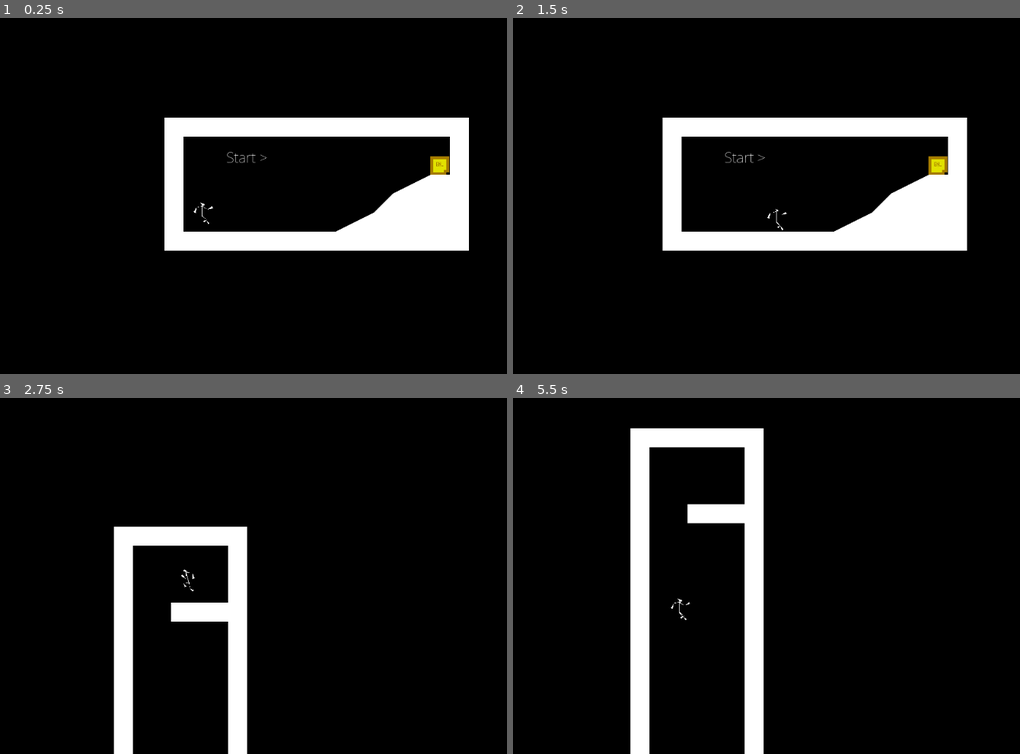
Above: before the commit, frames 1-4 (two rows, left to right).
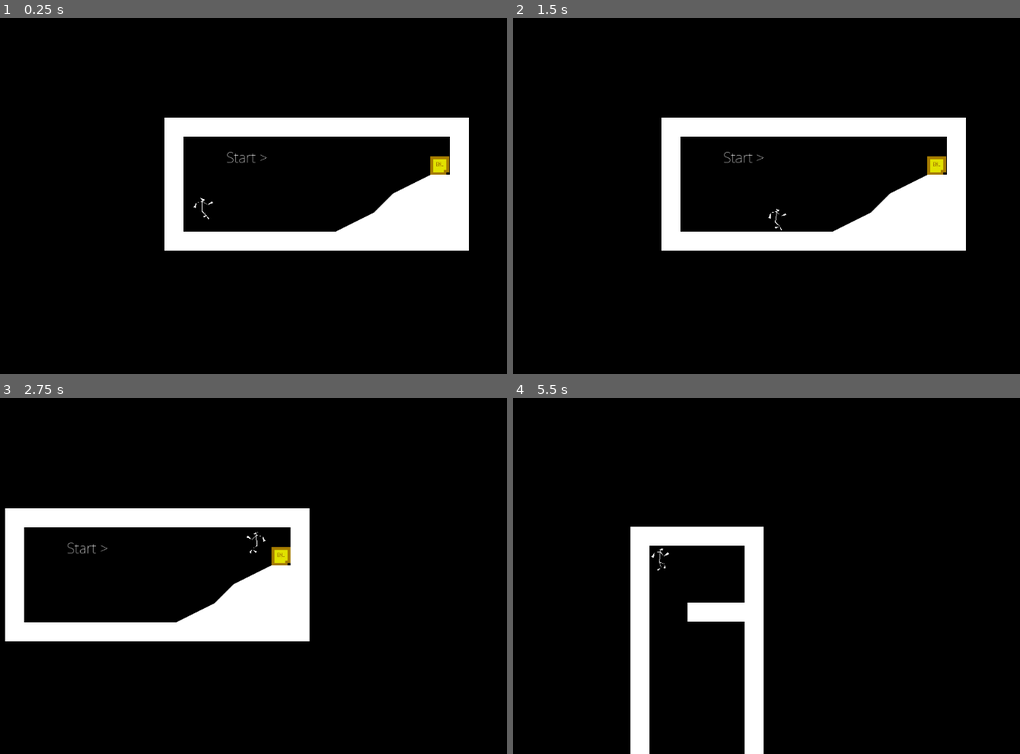
Above: after the commit, the same moments.

Repository: Luraktinus/EN_
Game: Godot game, scene res://Levels/Start.tscn
The game is run twice, just before and just after one commit, with the same random seed, the same clock (stepped at 60 frames per second) and the same inputs.
Inputs:
- Up to frame 1 (0.25 s): no input
- Up to frame 2 (1.5 s): tap Enter (ui_accept) at 0.5, 1.35 s; hold Enter (ui_accept) 0.53-1.28 s; hold Right (ui_right) from 0.53 s (still down)
- Up to frame 3 (2.75 s): tap Enter (ui_accept) at 1.52, 1.82 s; release Right (ui_right) at 2.03 s; hold Left (ui_left) from 2.03 s (still down); hold Enter (ui_accept) from 2.03 s (still down)
- Up to frame 4 (5.5 s): release Left (ui_left) at 2.78 s; release Enter (ui_accept) at 2.78 s; hold Right (ui_right) 2.78-4.28 s; tap Enter (ui_accept) at 2.85, 3.02, 3.32, 4.35, 4.52, 4.82 s; hold Enter (ui_accept) 3.53-4.28 s; hold Left (ui_left) 4.28-5.03 s; hold Right (ui_right) from 5.03 s (still down); hold Enter (ui_accept) from 5.03 s (still down)

The runs differ from the first frame. In frame 1, less than 0.1% of the frame differs, in the area x 38-43%, y 50-58%; in frame 2, 0.6%; in frame 3, 15%, in the area x 0-62%, y 30-100%; in frame 4, 5.6%.

Commit message:
Rewrote Jump

Diff:
--- a/Player.gd
+++ b/Player.gd
@@ -1,13 +1,14 @@
 # started on 5.Nov.2018
+
 extends KinematicBody2D
 
 const SPEED = 2000
 const AIR_SPEED = SPEED / 3
-const GRAVITY = Vector2(0, 2000)
-const JUMP_FORCE = 85
-const JUMP_FORCE_WALL = Vector2(20000, 85)
-const JUMP_REDUCTION_HOLD = 120
-const JUMP_REDUCTION_RELEASE = 220
+const GRAVITY = 1500
+const JUMP_FORCE = 4000
+const JUMP_FORCE_WALL = 20000
+const JUMP_REDUCTION_HOLD = 100
+const JUMP_REDUCTION_RELEASE = 200
 const FRICTION_AIR = 0.99
 const FRICTION_FLOOR = 0.89
 const FLOORSLIDE = 20
@@ -28,20 +29,20 @@
 	jump = Input.is_action_pressed("ui_accept")
 
 
-	animation(delta)
-	walk(delta)
-	friction(delta)
-	jump(delta)
-	wallslide(delta)
+	animation()
+	walk()
+	friction()
+	jump()
+	wallslide()
 	walljump()
 
-	velocity += GRAVITY * delta
+	velocity.y += GRAVITY * delta
 	velocity += movement_acceleration * delta
-	velocity += jump_acceleration
+	velocity += jump_acceleration * delta
 	velocity = move_and_slide(velocity, Vector2(0, -1))
 
 
-func animation(delta):
+func animation():
 	if walk_left and walk_right:
 		walk_left = false
 		walk_right = false
@@ -63,67 +64,73 @@
 	elif velocity.x > 0:
 		$Sprite.scale = Vector2(1, 1)
 
-func walk(delta):
+func walk():
 	if walk_left:
 		if is_on_floor():
-			movement_acceleration = Vector2(-SPEED, 0)
+			movement_acceleration.x = -SPEED
 		else:
-			movement_acceleration = Vector2(-AIR_SPEED, 0)
+			movement_acceleration.x = -AIR_SPEED
 	elif walk_right:
 		if is_on_floor():
-			movement_acceleration = Vector2(SPEED, 0)
+			movement_acceleration.x = SPEED
 		else:
-			movement_acceleration = Vector2(AIR_SPEED, 0)
+			movement_acceleration.x = AIR_SPEED
 	else:
 		movement_acceleration = Vector2()
 
 
 
 
-func friction(delta):
+func friction():
 	if is_on_floor() and not (walk_left or walk_right):
 		velocity.x *= FRICTION_FLOOR
 	else:
 		velocity.x *= FRICTION_AIR
-	pass
 
 
-func jump(delta):
-	if is_on_floor():
-		jump_acceleration = Vector2()
-	if jump and is_on_floor() and not jumped_last_frame:
-		jump_acceleration = Vector2(0, -JUMP_FORCE)
-		jumped_last_frame = true
-	elif jump and not is_on_floor() and jumped_last_frame:
-		jump_acceleration += Vector2(0, JUMP_REDUCTION_HOLD) * delta
-	elif not jump:
-		jump_acceleration += Vector2(0, JUMP_REDUCTION_RELEASE) * delta
-		jumped_last_frame = false
 
+func jump():
+	if jump:
+		if is_on_floor() and not jumped_last_frame:
+			jump_acceleration.y -= JUMP_FORCE
+			jumped_last_frame = true
+		if not is_on_floor() and jumped_last_frame:
+			jump_acceleration.y += JUMP_REDUCTION_HOLD
+			jumped_last_frame = true
+	if not jump:
+		if not is_on_floor() and jumped_last_frame:
+			jump_acceleration.y += JUMP_REDUCTION_RELEASE
+		if is_on_floor():
+			jump_acceleration.y = 0
+			jumped_last_frame = false
 	if jump_acceleration.y > 0 or is_on_ceiling():
-		jump_acceleration = Vector2()
+		jump_acceleration.y = 0
+
 
 
 func is_wallsliding():
-	if (walk_left or walk_right) and velocity.y > 0 and ($RayLeft.is_colliding() or $RayRight.is_colliding()):
+	if (walk_left or walk_right) and ($RayLeft.is_colliding() or $RayRight.is_colliding()) and velocity.y > 0:
 		return true
 	else:
 		return false
 
-func wallslide(delta):
+
+func wallslide():
 	if is_wallsliding():
 		velocity.y *= WALL_FRICTION
 
 func walljump():
-	if is_wallsliding() and not jumped_last_frame and jump:
+	if is_wallsliding() and jump and not jumped_last_frame:
 		if $RayLeft.is_colliding():
-			movement_acceleration.x += JUMP_FORCE_WALL.x
-			jump_acceleration.y -= JUMP_FORCE_WALL.y
+			movement_acceleration.x += JUMP_FORCE_WALL
+			jump_acceleration.y -= JUMP_FORCE
 			jumped_last_frame = true
 		elif $RayRight.is_colliding():
-			movement_acceleration.x -= JUMP_FORCE_WALL.x
-			jump_acceleration.y -= JUMP_FORCE_WALL.y
+			movement_acceleration.x -= JUMP_FORCE_WALL
+			jump_acceleration.y -= JUMP_FORCE
 			jumped_last_frame = true
+	if is_wallsliding() and not jump:
+		jumped_last_frame = false
 
 #--- ESC exits
 func _input(event):
--- a/Player.tscn
+++ b/Player.tscn
@@ -2631,7 +2631,7 @@
 scale = Vector2( 1, 24 )
 enabled = true
 exclude_parent = true
-cast_to = Vector2( 17.15, 0 )
+cast_to = Vector2( 18, 0 )
 collision_mask = 1
 collide_with_areas = true
 collide_with_bodies = true
@@ -2640,7 +2640,7 @@
 scale = Vector2( 1, 24 )
 enabled = true
 exclude_parent = true
-cast_to = Vector2( -17.15, 0 )
+cast_to = Vector2( -18, 0 )
 collision_mask = 1
 collide_with_areas = false
 collide_with_bodies = true
